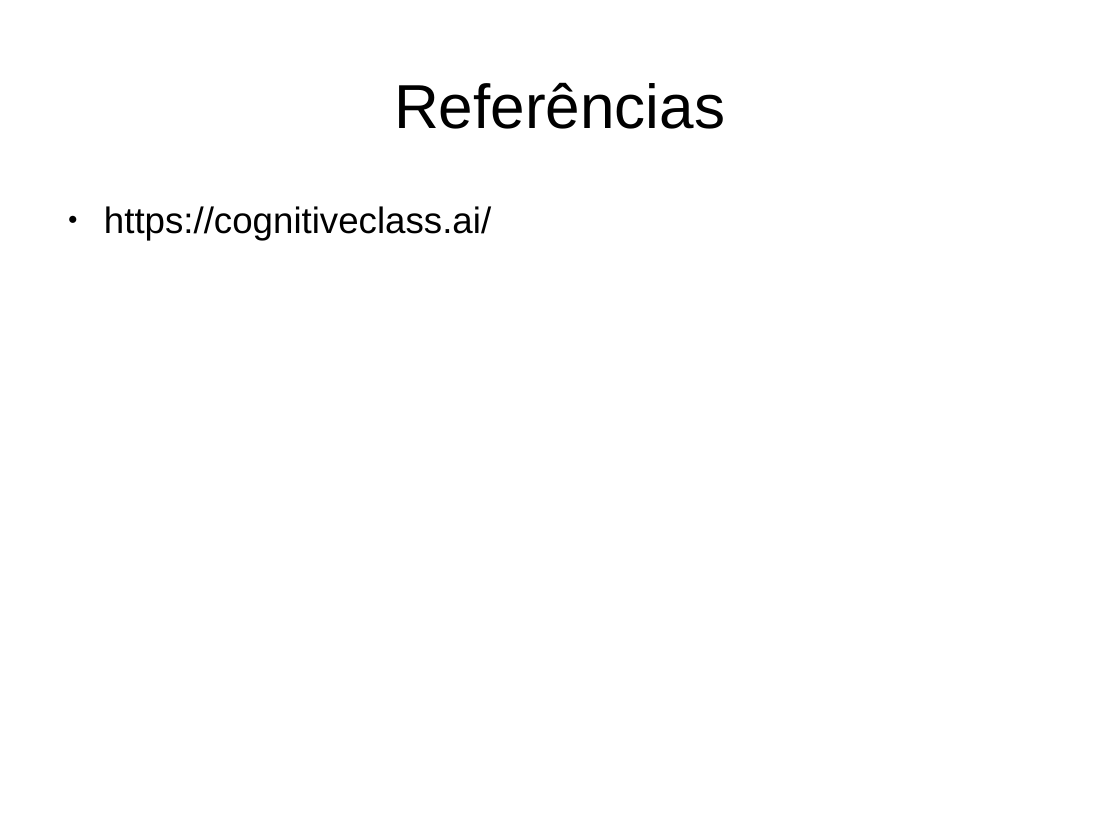
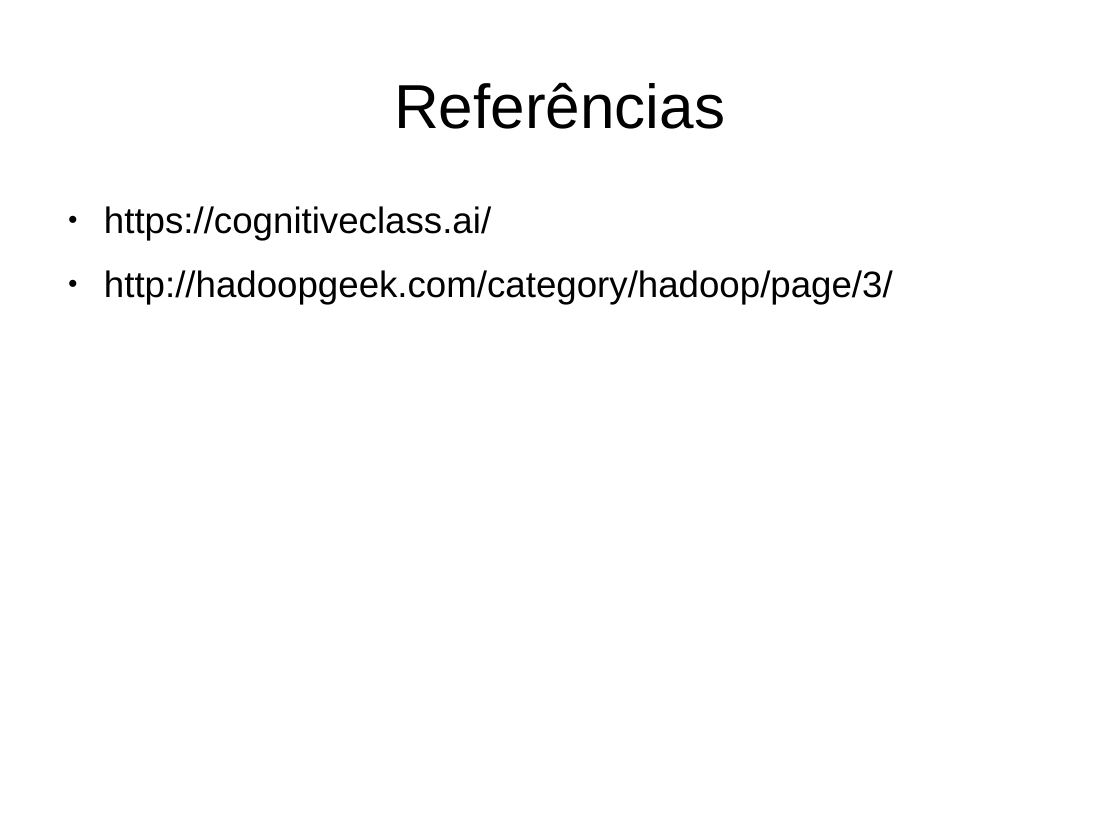
Before and after one commit to nubiofs/estudo, a slide deck: slide 10 of BigData/um/apresentacao/Introdução-BigData-apresentacao-Serpro.odp (slide 5 before the commit). Drawn at 1120x840 pixels with LibreOffice and Linux fonts; fonts in the diff are those of the drawing. Boxes give left, top, right and bottom in pixels: in the first picture for what was removed or moved away, otherwise in the second. Text is boxed around its words. In the diff, an @@ line names an element or a change of style, - is before the commit and + after.

Commit message:
vi

```diff
--- a/BigData/um/apresentacao/Introdução-BigData-apresentacao-Serpro.odp
+++ b/BigData/um/apresentacao/Introdução-BigData-apresentacao-Serpro.odp
@@ text at (104,270,893,304): paragraph added @@
+● http://hadoopgeek.com/category/hadoop/page/3/
```
Also in this commit, not shown: 5 slides added.
